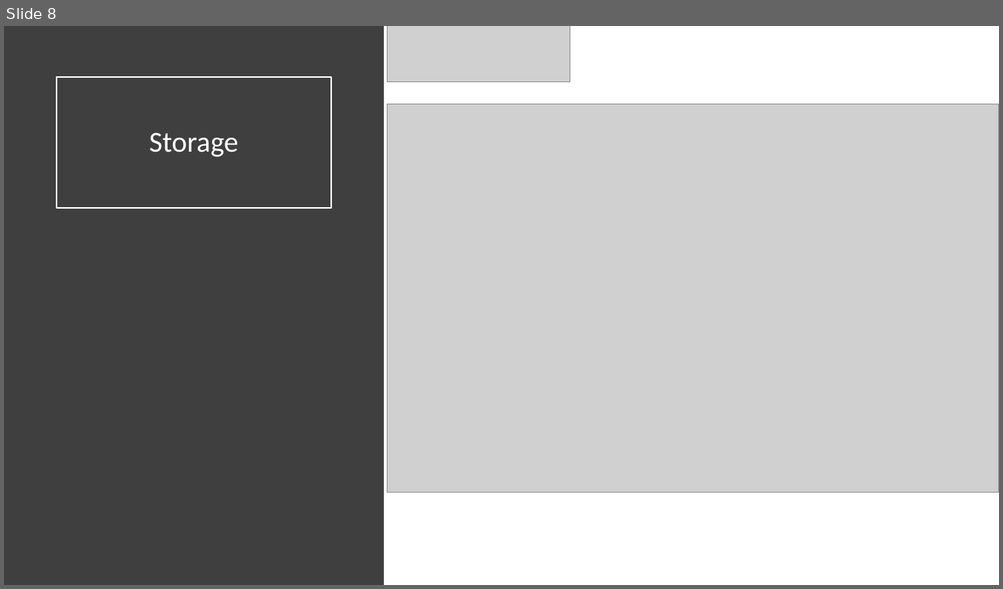
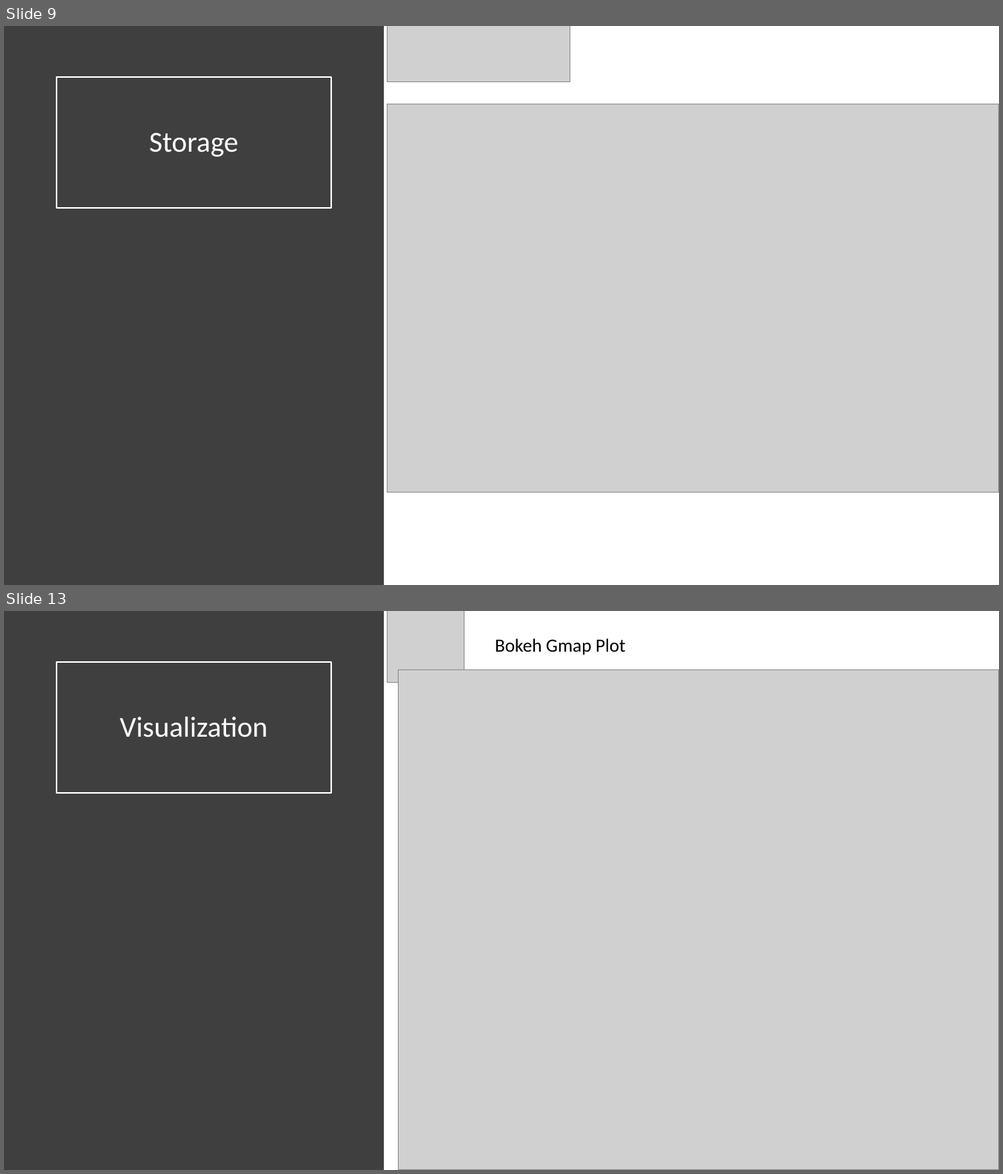
Before and after one commit to chinmoysarangi/Data-Engineering, a slide deck: Presentation.pptx. Shown one above the other, each under a label of ours: slide 8 before the commit, slides 9 and 13 after it; the slides between them are not shown. The pictures are 1003x589 and 1003x1174 pixels, drawn with LibreOffice and Linux fonts; fonts in the diff are those of the drawing; grey boxes stand for pictures. Boxes give left, top, right and bottom in pixels: in the first picture for what was removed or moved away, otherwise in the second. Text is boxed around its words. In the diff, an @@ line names an element or a change of style, - is before the commit and + after.

```diff
--- a/Presentation.pptx
+++ b/Presentation.pptx
@@ slide 13 added at bbox=[4, 611, 999, 1170], background #FFFFFF @@
@@ rectangle added at bbox=[4, 611, 384, 1170], fill #3F3F3F @@
@@ picture added at bbox=[387, 611, 464, 683] @@
@@ text added at bbox=[495, 638, 625, 655], 18 pt, text #000000 @@
+Bokeh Gmap Plot
@@ title added at bbox=[57, 662, 331, 793], outline #FFFFFF 1.5 pt, 28 pt, text #FFFFFF @@
+Visualization
@@ picture added at bbox=[398, 670, 999, 1170] @@
@@ what was slide 8 is now slide 9 @@
```
Also in this commit, not shown: 1 slide changed, 8 other slides added, 1 slide removed.
